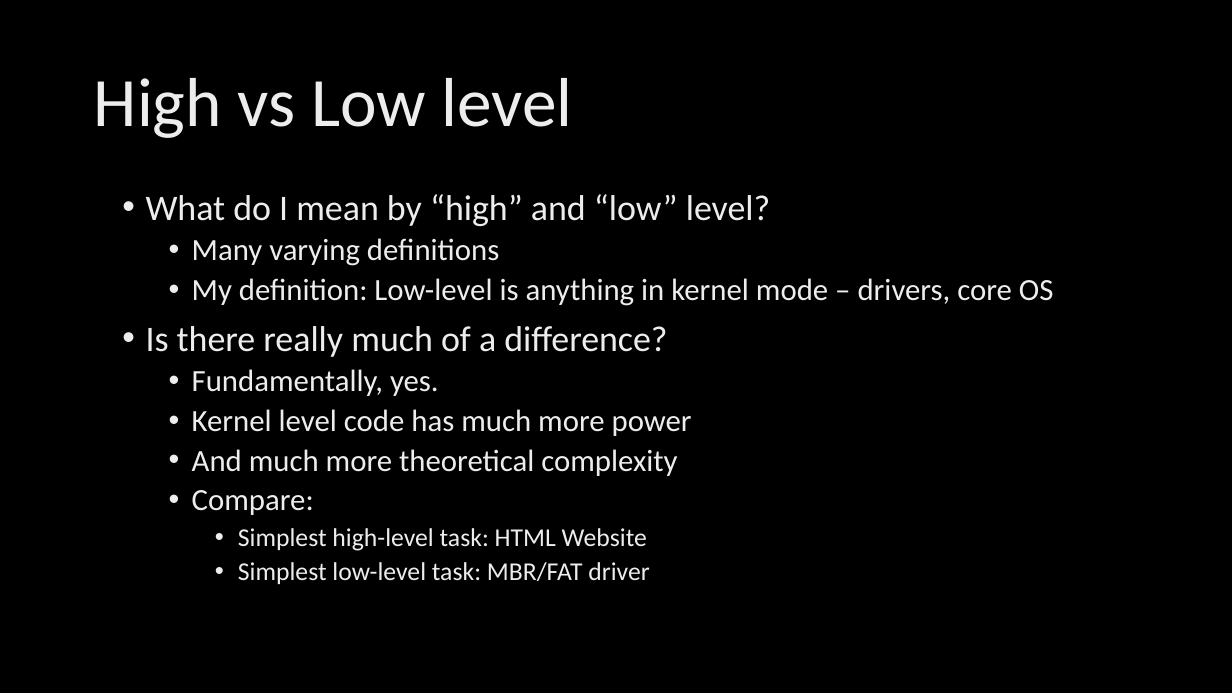
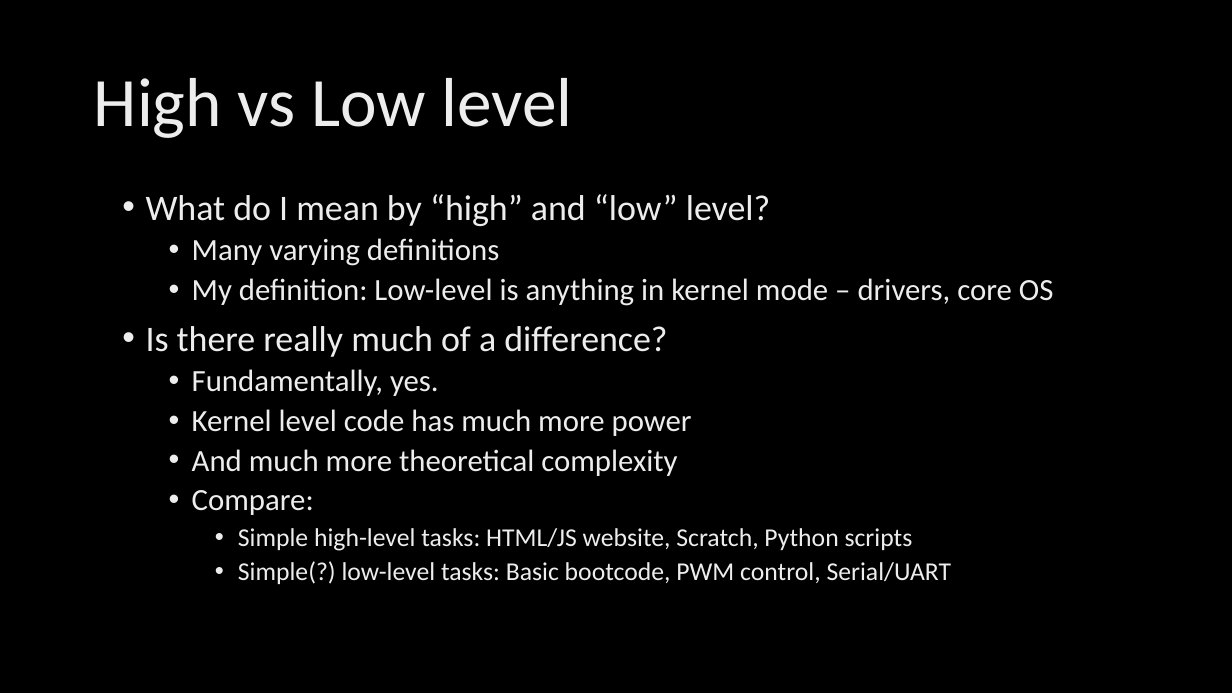
Before and after one commit to FlingOS/FlingOS, a slide deck: slide 3 of Documentation/Presentations/ACCU/How low can you go.pptx. Drawn at 1232x693 pixels with LibreOffice and Linux fonts; fonts in the diff are those of the drawing; background and template pictures are left out. Boxes give left, top, right and bottom in pixels: in the first picture for what was removed or moved away, otherwise in the second. Text is boxed around its words. In the diff, an @@ line names an element or a change of style, - is before the commit and + after.

```diff
--- a/Documentation/Presentations/ACCU/How low can you go.pptx
+++ b/Documentation/Presentations/ACCU/How low can you go.pptx
@@ text at [238,528,952,584]: text changed @@
-    • Simplest high-level task: HTML Website
-    • Simplest low-level task: MBR/FAT driver
+    • Simple high-level tasks: HTML/JS website, Scratch, Python scripts
+    • Simple(?) low-level tasks: Basic bootcode, PWM control, Serial/UART
```
Also in this commit, not shown: 3 other slides changed, 2 slides added.
